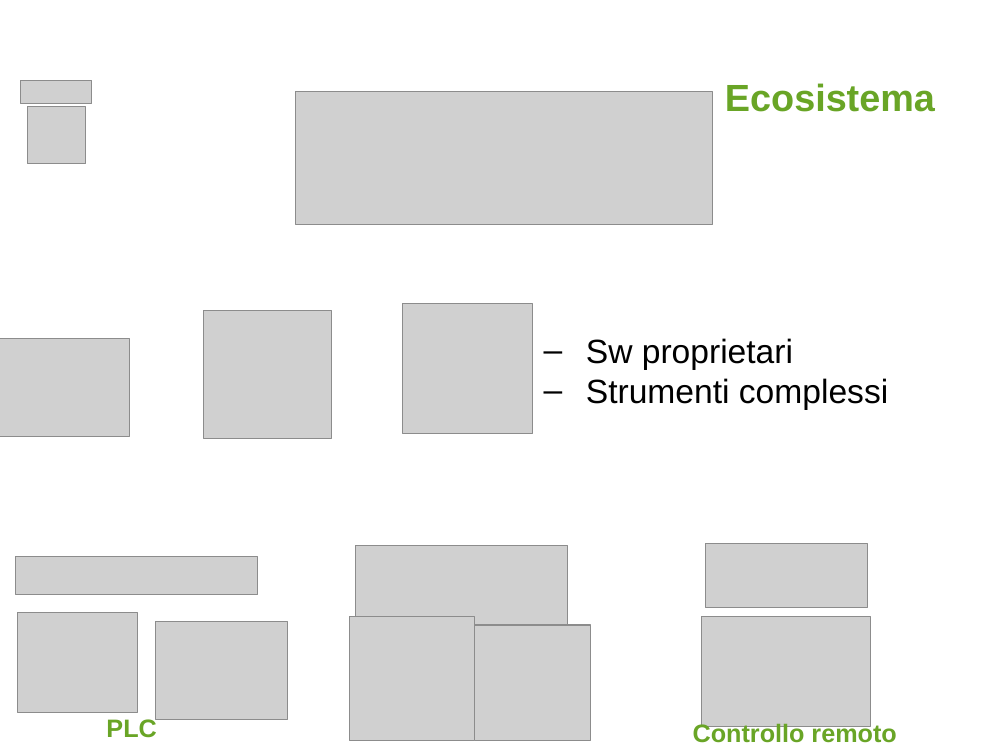
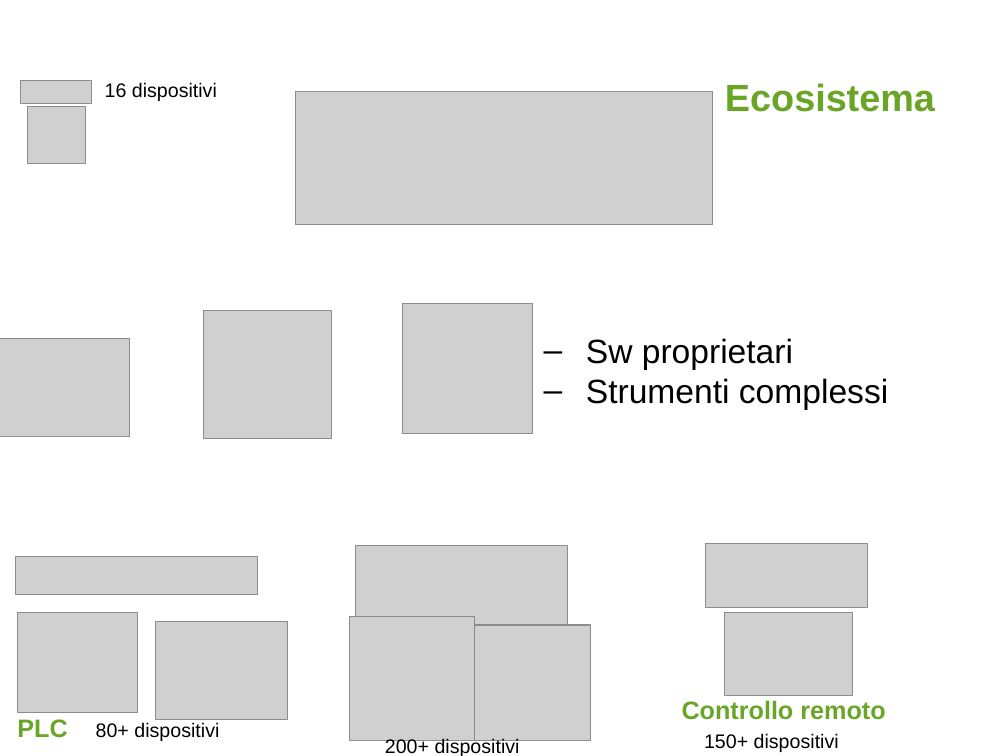
Before and after one commit to AlessioTommasi-supsi/iotProject, a slide deck: slide 14 of docs/tesi/MSE_Master Thesis_Presentation_AlessioTommasi PostIncontro.pptx. Drawn at 1008x756 pixels with LibreOffice and Linux fonts; fonts in the diff are those of the drawing; grey boxes stand for pictures; background and template pictures are left out. Boxes give left, top, right and bottom in pixels: in the first picture for what was removed or moved away, otherwise in the second. Text is boxed around its words. In the diff, an @@ line names an element or a change of style, - is before the commit and + after.

```diff
--- a/docs/tesi/MSE_Master Thesis_Presentation_AlessioTommasi PostIncontro.pptx
+++ b/docs/tesi/MSE_Master Thesis_Presentation_AlessioTommasi PostIncontro.pptx
@@ text added at (105,82,217,101), 14 pt, text #000000 @@
+16 dispositivi
@@ picture: place and size @@
-picture at (702,617,871,727)
+picture at (725,613,852,696)
@@ text "PLC": place and size @@
-text "PLC" at (106,717,156,738)
+text "PLC" at (17,719,67,738)
@@ text "Controllo remoto" rewrapped from (693,722,896,748) to (682,700,885,720) @@
@@ text added at (96,722,219,741), 14 pt, text #000000 @@
+80+ dispositivi
@@ text added at (385,738,520,756), 14 pt, text #000000 @@
+200+ dispositivi
@@ text added at (704,733,839,752), 14 pt, text #000000 @@
+150+ dispositivi
```
Also in this commit, not shown: 1 other slide changed, 1 slide added, 1 slide removed, 2 other files.
